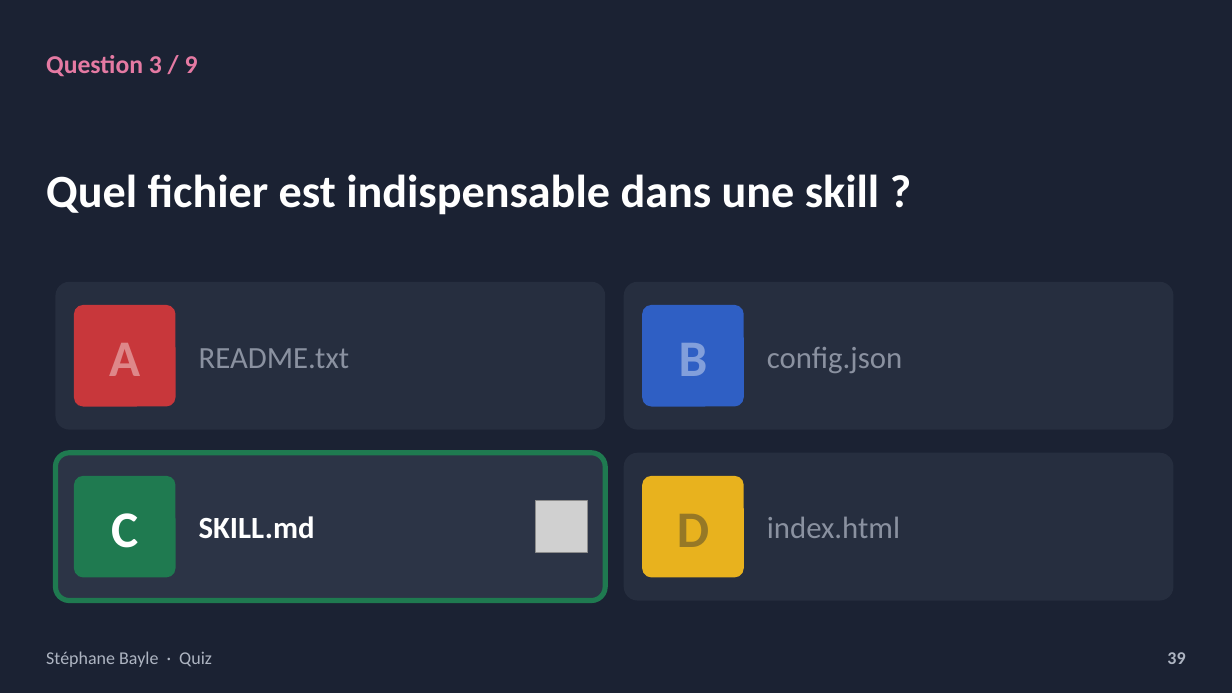
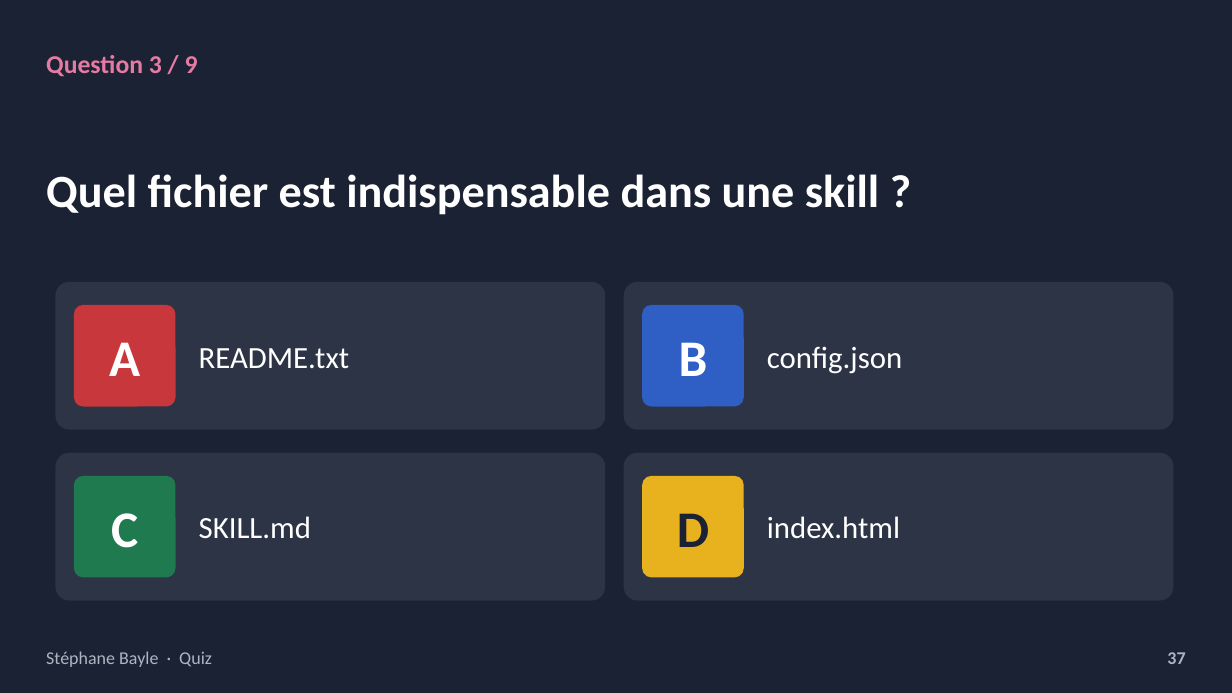
Before and after one commit to StephaneBayle/creer-une-skill-claude, a slide deck: slide 37 of skills-claude-presentation.pptx (slide 39 before the commit). Drawn at 1232x693 pixels with LibreOffice and Linux fonts; fonts in the diff are those of the drawing; grey boxes stand for pictures. Boxes give left, top, right and bottom in pixels: in the first picture for what was removed or moved away, otherwise in the second. Text is boxed around its words. In the diff, an @@ line names an element or a change of style, - is before the commit and + after.

```diff
--- a/skills-claude-presentation.pptx
+++ b/skills-claude-presentation.pptx
@@ text "A" at [109, 342, 140, 376]: text colour #FFFFFF at 40% opacity to #FFFFFF @@
@@ text "B" at [679, 342, 708, 376]: text colour #FFFFFF at 40% opacity to #FFFFFF @@
@@ rounded rectangle at [55, 453, 605, 601]: outline #1F7A50 4 pt to none @@
@@ text "SKILL.md" at [199, 516, 311, 538]: bold off @@
@@ fill #262E3F to #2C3446 in 3 elements at [55, 282, 605, 430], [624, 282, 1174, 430], [624, 453, 1174, 601] @@
@@ text "D" at [677, 513, 709, 547]: text colour #1B2233 at 40% opacity to #1B2233 @@
@@ text colour #8A91A0 to #FFFFFF in 3 elements at [199, 348, 350, 369], [767, 346, 902, 374], [767, 516, 900, 539] @@
@@ picture removed at [536, 501, 588, 553] @@
@@ text at [1167, 652, 1185, 664]: text changed @@
-39
+37
```
Also in this commit, not shown: 32 other slides changed, 1 slide added, 2 slides removed, 13 other files.
